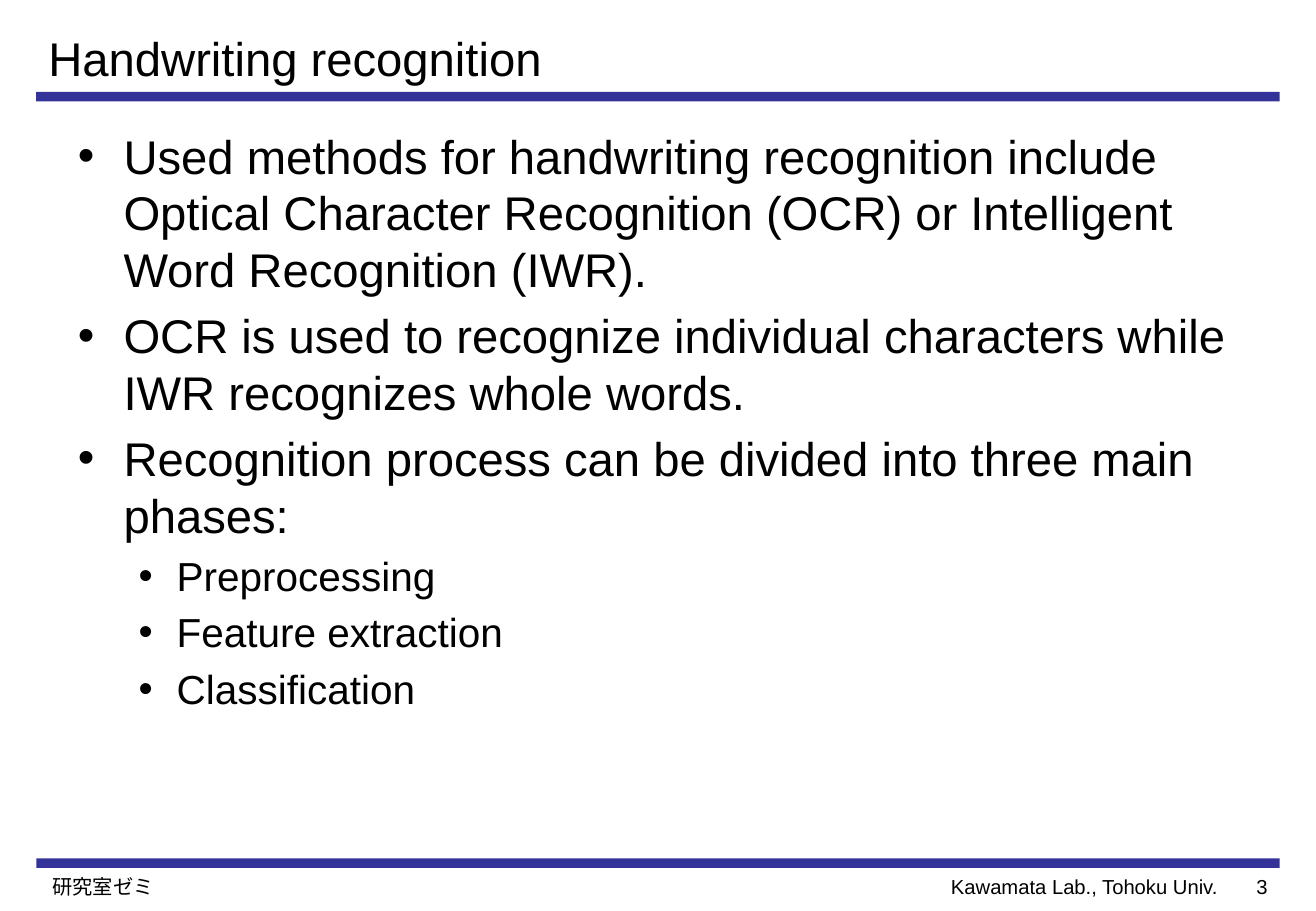
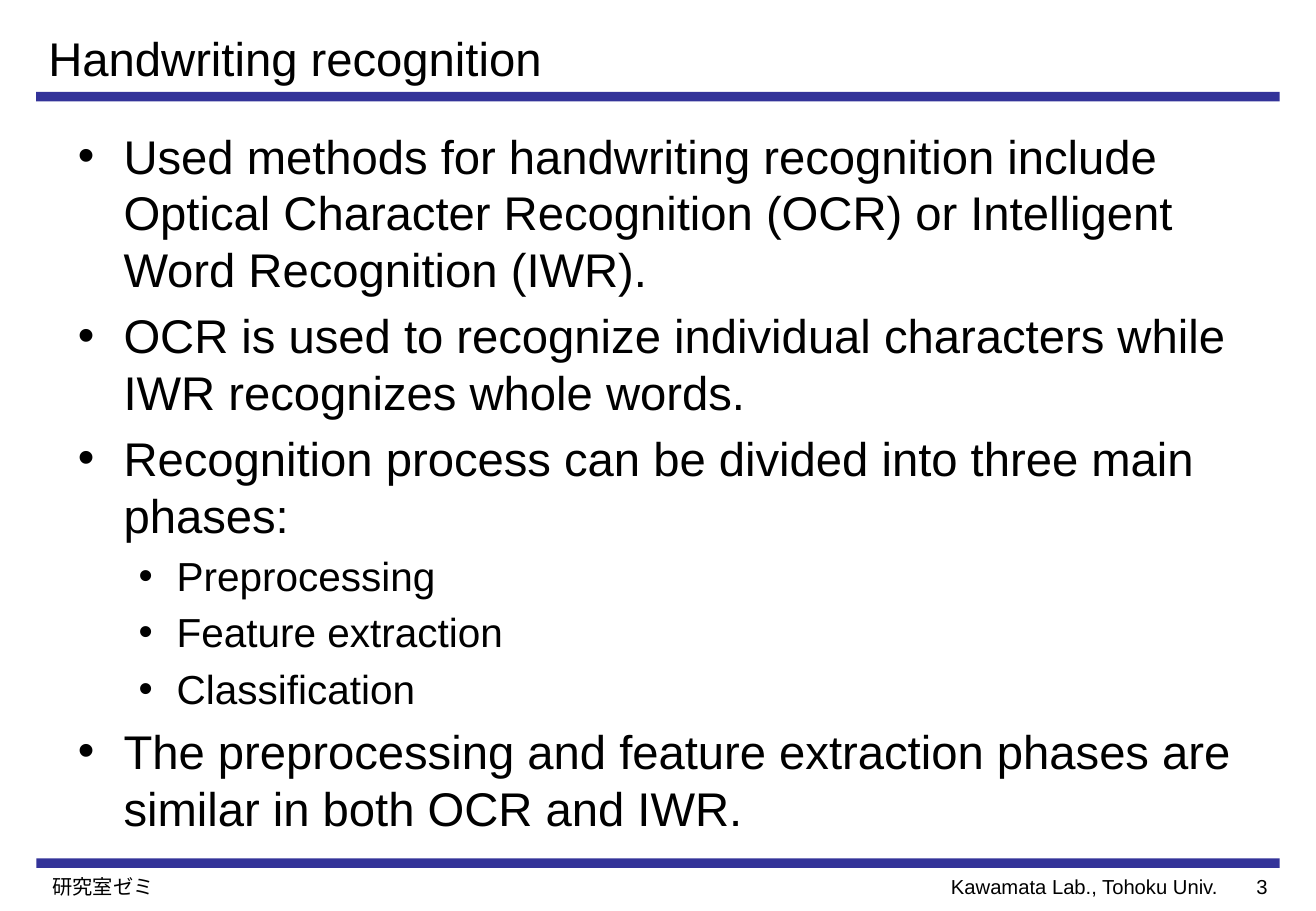
Before and after one commit to Perttu-/Handwriting-recognition, a slide deck: slide 4 of reports & presentations/Preprocessing and Feature Extraction for.pptx. Drawn at 1316x911 pixels with LibreOffice and Linux fonts; fonts in the diff are those of the drawing. Boxes give left, top, right and bottom in pixels: in the first picture for what was removed or moved away, otherwise in the second. Text is boxed around its words. In the diff, an @@ line names an element or a change of style, - is before the commit and + after.

```diff
--- a/reports & presentations/Preprocessing and Feature Extraction for.pptx
+++ b/reports & presentations/Preprocessing and Feature Extraction for.pptx
@@ text at box(124, 734, 1230, 827): paragraph added @@
+• The preprocessing and feature extraction phases are similar in both OCR and IWR.
```
Also in this commit, not shown: 7 other slides changed, 7 slides removed, 56 other files.
